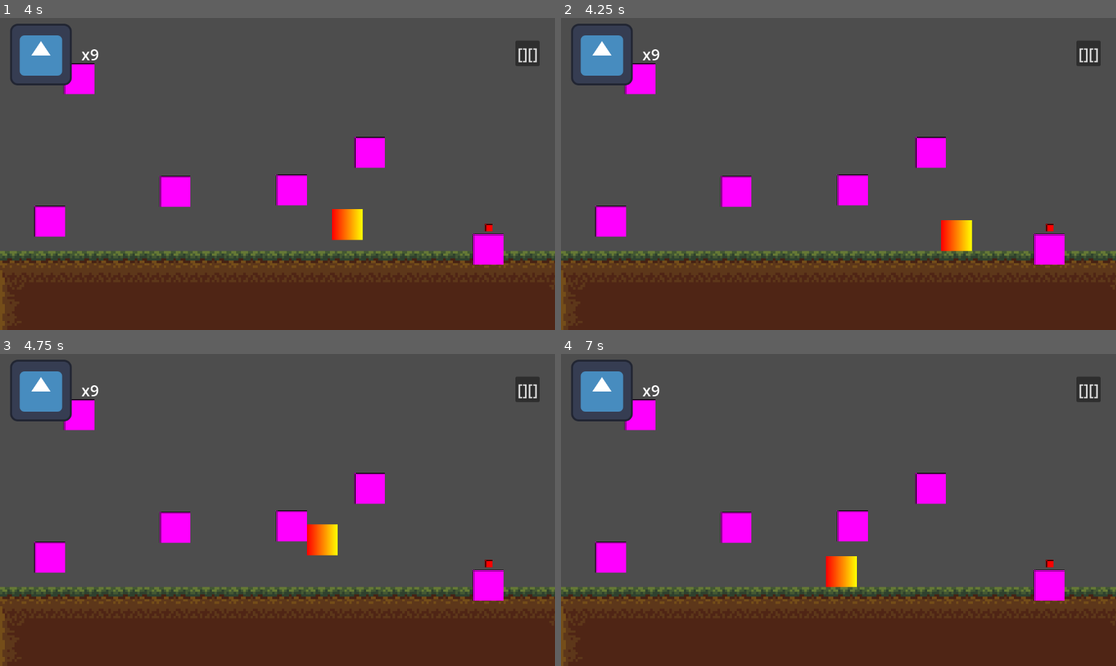
Above: before the commit, frames 1-4 (two rows, left to right).
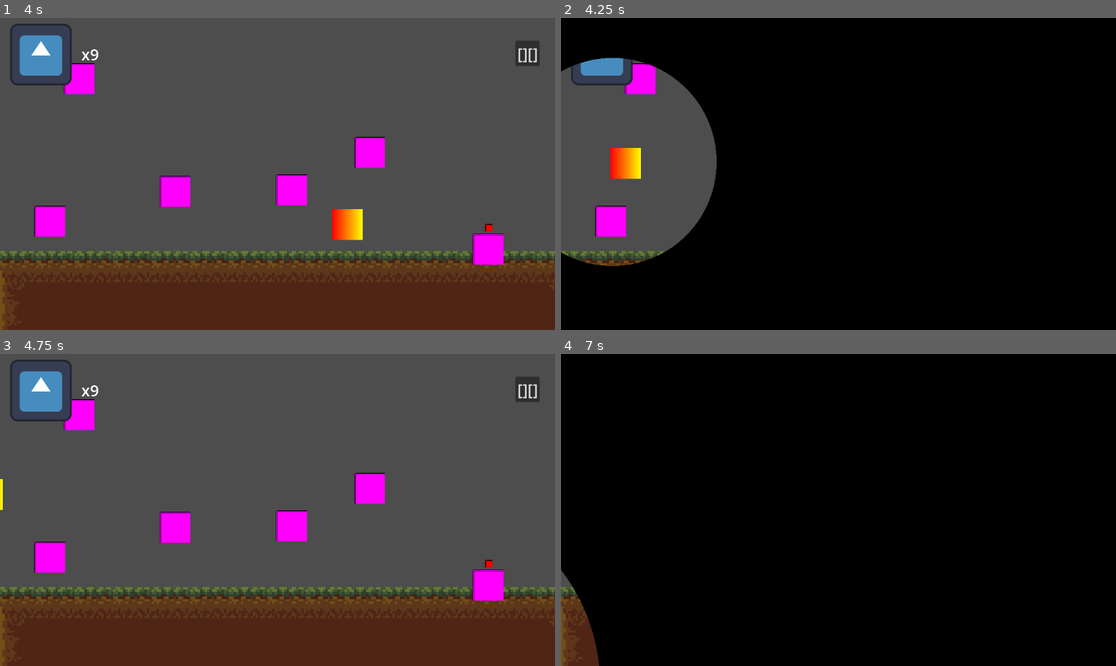
Above: after the commit, the same moments.

Repository: tiffit/SlimeLives
Game: Godot game, scene res://game_main.tscn
Same seed, same stepped clock (60 frames per second), same inputs: the game is played once before the commit and once after it. The engine's default icon, where the game draws it, is replaced by a stand-in: a white triangle on a blue panel in a dark square.
Inputs:
- Up to frame 1 (4 s): hold D (move_right) 0.53-2.03 s; tap Space (move_jump) at 0.77, 1.52, 3.02, 3.77 s; hold A (move_left) 2.03-2.78 s; hold D (move_right) from 2.78 s (still down)
- Up to frame 2 (4.25 s): keep holding D (move_right); tap R (reset_level, bound only after the commit) at 4.15 s
- Up to frame 3 (4.75 s): release D (move_right) at 4.28 s; hold A (move_left) from 4.28 s (still down); tap Space (move_jump) at 4.52 s
- Up to frame 4 (7 s): release A (move_left) at 5.03 s; hold D (move_right) 5.03-5.78 s; hold A (move_left) from 5.78 s (still down); tap Space (move_jump) at 6.02, 6.77 s

Frame 1 is identical in both runs. In frame 2, 85% of the frame differs, in the area x 0-100%, y 0-100%; in frame 3, 0.6%; in frame 4, 99%.

Commit message:
Added resetting current level

Diff:
--- a/game_main.gd
+++ b/game_main.gd
@@ -9,6 +9,11 @@
 
 func _ready() -> void:
 	load_next_level()
+
+func _process(delta: float) -> void:
+	if Input.is_action_just_pressed("reset_level"):
+		level_index -= 1
+		load_next_level()
 
 func load_next_level():
 	if current_level:
--- a/project.godot
+++ b/project.godot
@@ -41,6 +41,11 @@
 "events": [Object(InputEventKey,"resource_local_to_scene":false,"resource_name":"","device":-1,"window_id":0,"alt_press …(195 unchanged characters)…
 ]
 }
+reset_level={
+"deadzone": 0.2,
+"events": [Object(InputEventKey,"resource_local_to_scene":false,"resource_name":"","device":-1,"window_id":0,"alt_pressed":false,"shift_pressed":false,"ctrl_pressed":false,"meta_pressed":false,"pressed":false,"keycode":0,"physical_keycode":82,"key_label":0,"unicode":114,"location":0,"echo":false,"script":null)
+]
+}
 
 [rendering]
 
